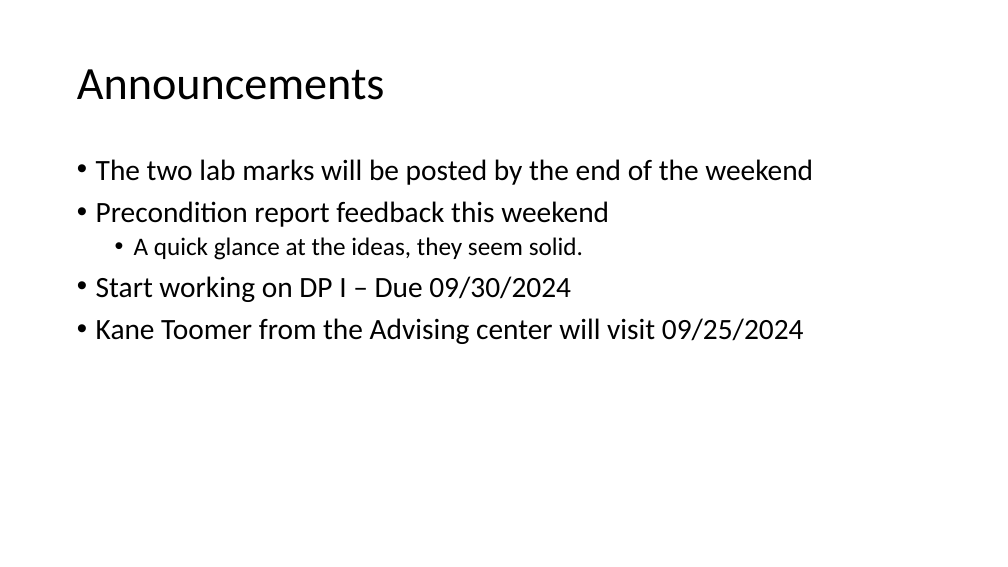
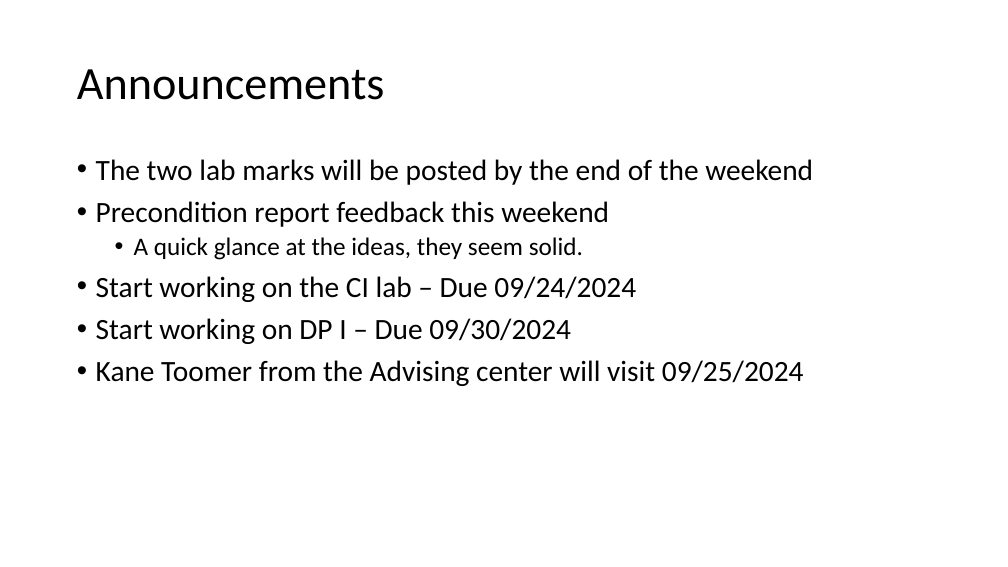
Before and after one commit to johnxu21/johnxu21.github.io, a slide deck: slide 2 of teaching/CS472/Timetable/CI-CD.pptx. Drawn at 1008x567 pixels with LibreOffice and Linux fonts; fonts in the diff are those of the drawing. Boxes give left, top, right and bottom in pixels: in the first picture for what was removed or moved away, otherwise in the second. Text is boxed around its words. In the diff, an @@ line names an element or a change of style, - is before the commit and + after.

```diff
--- a/teaching/CS472/Timetable/CI-CD.pptx
+++ b/teaching/CS472/Timetable/CI-CD.pptx
@@ text at bbox=[96, 276, 636, 302]: paragraph added @@
+• Start working on the CI lab – Due 09/24/2024
```
Also in this commit, not shown: 1 other file.
